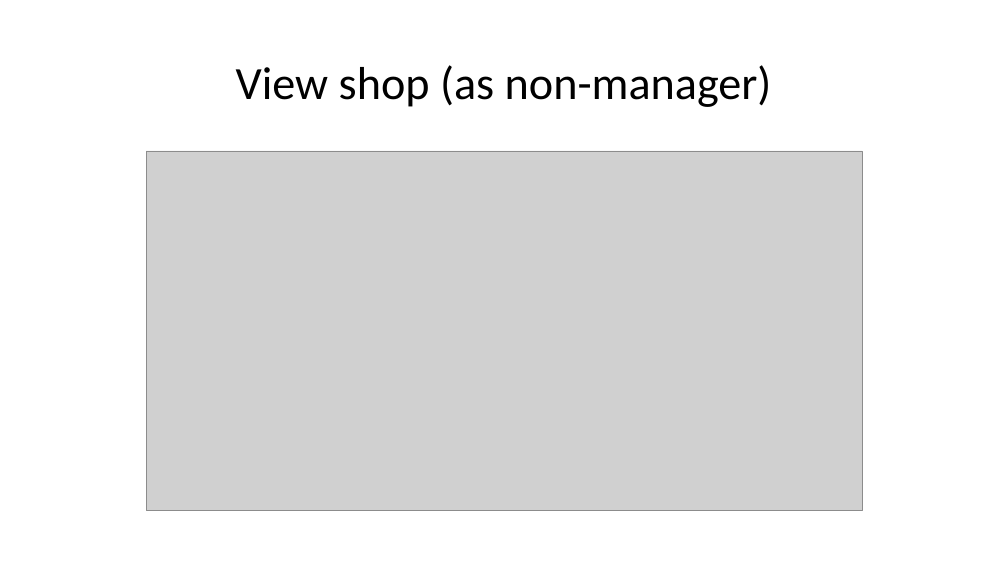
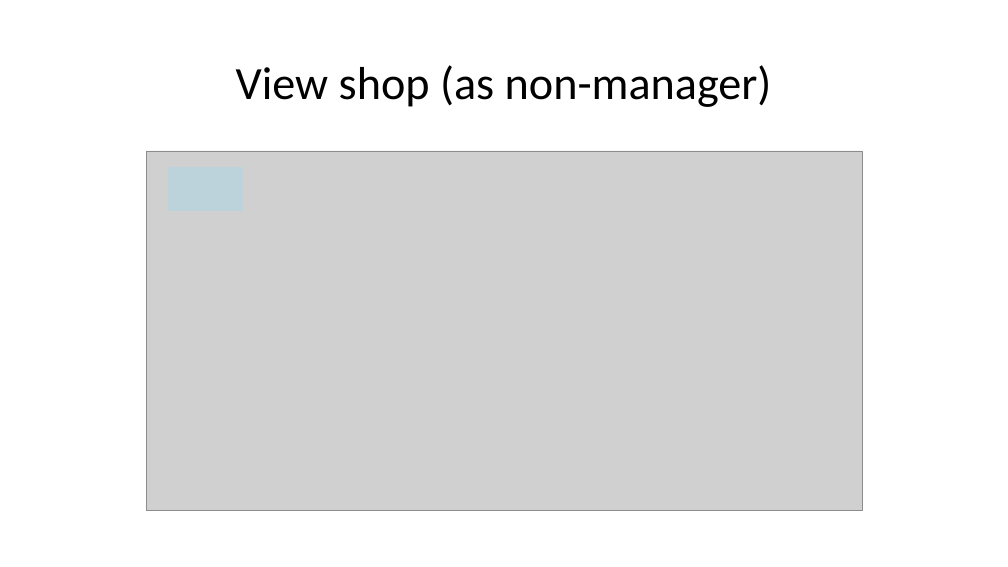
Before and after one commit to BatelBB/Workshop-on-Software-Engineering-Project, a slide deck: slide 13 of Docs/Version 1/wireframe/wireframe-presentation.pptx. Drawn at 1008x567 pixels with LibreOffice and Linux fonts; fonts in the diff are those of the drawing; grey boxes stand for pictures. Boxes give left, top, right and bottom in pixels: in the first picture for what was removed or moved away, otherwise in the second. Text is boxed around its words. In the diff, an @@ line names an element or a change of style, - is before the commit and + after.

```diff
--- a/Docs/Version 1/wireframe/wireframe-presentation.pptx
+++ b/Docs/Version 1/wireframe/wireframe-presentation.pptx
@@ rectangle added at <box>168,167,243,211</box>, fill #85DFFF at 25% opacity @@
```
Also in this commit, not shown: 13 other slides changed.
